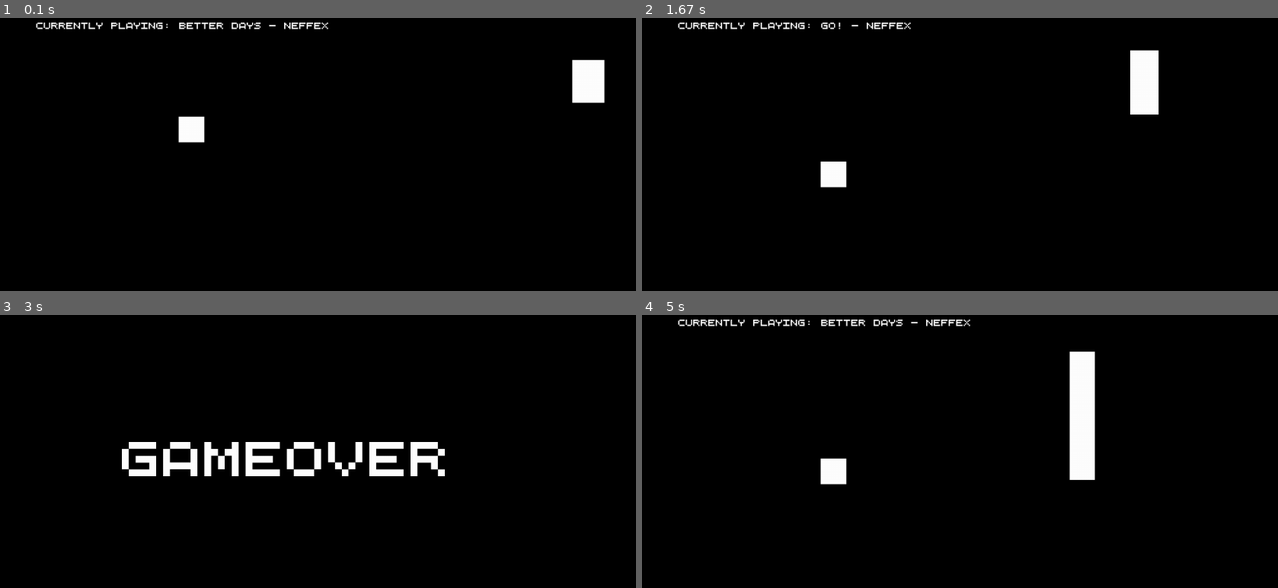
Above: before the commit, frames 1-4 (two rows, left to right).
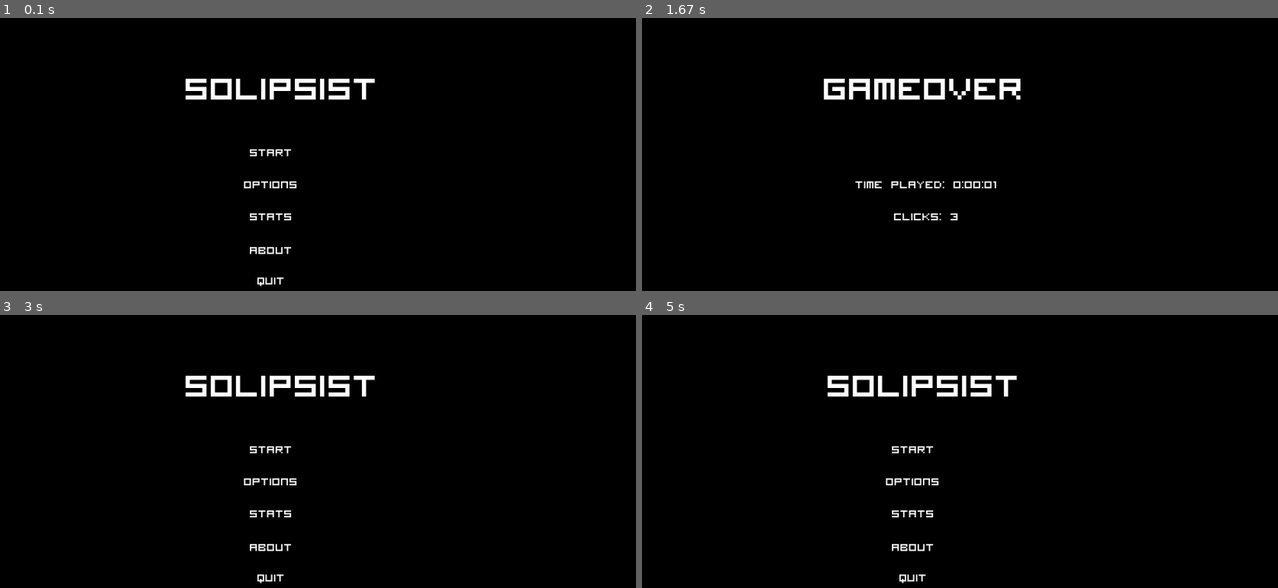
Above: after the commit, the same moments.

Repository: Vazno/Solipsist
Game: pygame game, started from main.py
Same seed, same stepped clock (60 frames per second), same inputs: the game is played once before the commit and once after it.
Inputs (mouse positions are in pixels of both pictures, inside the frame that each line leads up to):
- Up to frame 1 (0.1 s): no input
- Up to frame 2 (1.67 s): click (915, 151) at 0.38 s, where only the run after the commit has a clickable "Start"; click (769, 206) at 0.72 s; click (outside the picture) at 1.05 s; click (1017, 239) at 1.38 s
- Up to frame 3 (3 s): click (133, 424) at 1.72 s; click (292, 549) at 2.05 s; click (286, 577) at 2.38 s, where only the run after the commit has a clickable "Go back"
- Up to frame 4 (5 s): click (915, 514) at 3.38 s, where only the run after the commit has a clickable "Stats"; click (928, 577) at 3.72 s, where only the run after the commit has a clickable "Go back"; click (915, 481) at 4.72 s, where only the run after the commit has a clickable "Options"

The runs differ from the first frame. In frame 1, 3.8% of the frame differs, in the area x 5-96%, y 1-99%; in frame 2, 3.9%; in frame 3, 5.1%, in the area x 19-70%, y 22-99%; in frame 4, 4.9%.

Commit message:
Added main menu #1 , added Button class, Added statistic after game, and in main_menu #3 , changed font, added new sounds

Diff:
--- a/GSS.py
+++ b/GSS.py
@@ -4,24 +4,32 @@
 from dataclasses import dataclass
 from utils import resource_path
 
+with open(resource_path("settings.json")) as f:
+	j = json.load(f)
 
-SCREEN = pygame.display.set_mode(flags=pygame.FULLSCREEN)
+if j["graphic"]["FULL_SCREEN"]:
+	SCREEN = pygame.display.set_mode(j["graphic"]["resolution"], flags=pygame.FULLSCREEN)
+else:
+	SCREEN = pygame.display.set_mode(j["graphic"]["resolution"])
 
 
 
 WINDOW_HEIGHT = SCREEN.get_height()
 WINDOW_WIDTH = SCREEN.get_width()
 
-with open(resource_path("settings.json")) as f:
-	j = json.load(f)
 
-video = j["video"]
-FPS = video["FPS"]
-OBSTACLE_DEFAULT_VEL = video["OBSTACLE_DEFAULT_VEL"]
+
+DESCRIPTION = j["DESCRIPTION"]
+
+game_settings = j["game_settings"]
+FPS = game_settings["FPS"]
+OBSTACLE_DEFAULT_VEL = game_settings["OBSTACLE_DEFAULT_VEL"]
 
 
 graphic = j["graphic"]
 GAME_NAME = graphic["GAME_NAME"]
+resolution = graphic["resolution"]
+FULL_SCREEN = graphic["FULL_SCREEN"]
 FONT = graphic["FONT"]
 FONT_COLOR = graphic["FONT_COLOR"]
 PLAYER_COLOR = graphic["PLAYER_COLOR"]
@@ -46,6 +54,8 @@
 	gameover: bool = False
 	is_music_playing: bool = False
 	current_music_name: str = ""
+	time_played: int = 0
+	clicks: int = 0
 
 
 def save_json():
--- /dev/null
+++ b/about.py
@@ -0,0 +1,27 @@
+import sys
+import pygame
+from game import MUSIC
+from main import main_menu
+
+from pygame_utils import Button
+from GSS import BACKGROUND, SCREEN, WINDOW_HEIGHT, WINDOW_WIDTH, SCREEN
+from GSS import j
+
+def about():
+	go_back_button = Button("Go back", (WINDOW_WIDTH/2.2, WINDOW_HEIGHT/1.5), (WINDOW_WIDTH/15, WINDOW_HEIGHT/15), False)
+	description_button = Button(j['DESCRIPTION'], (WINDOW_WIDTH/2.2, WINDOW_HEIGHT/2), (WINDOW_WIDTH/15, WINDOW_HEIGHT/15), False)
+	run = True
+	while run:
+		SCREEN.fill(BACKGROUND)
+		events = pygame.event.get()
+		for event in events:
+			if event.type == pygame.QUIT:
+				run = False
+				sys.exit()
+
+		if go_back_button.clicked(events):
+			MUSIC.sound_menu_click()
+			main_menu()
+		description_button.draw_it(SCREEN)
+		go_back_button.draw_it(SCREEN)
+		pygame.display.flip()
--- /dev/null
+++ b/game.py
@@ -0,0 +1,157 @@
+import pygame
+import random
+import sys
+from random import randint
+from time import time
+
+
+from GSS import GameStatus
+from GSS import save_json
+from GSS import GAME_NAME
+from GSS import SCREEN
+from GSS import WINDOW_HEIGHT
+from GSS import WINDOW_WIDTH
+from GSS import OBSTACLE_COLOR
+from GSS import PLAYER_COLOR
+from GSS import OBSTACLE_DEFAULT_VEL
+from GSS import BACKGROUND
+from GSS import FPS
+from GSS import j
+
+from music import Music
+
+MUSIC =  Music()
+
+
+class Solipsist():
+	'''The main character's class.'''
+
+	def __init__(self, screen, left, top, size: int, grav: int, color=None) -> None:
+		player = pygame.Rect(left, top, size, size)
+		self.functional_grav = 0
+		self.screen = screen
+		self.size = size
+		self.player = player
+		self.grav = grav
+		self.SCREEN_HEIGHT = screen.get_height()
+		if not color:
+			self.color = PLAYER_COLOR
+
+	def get_rect(self):
+		return self.player
+
+	def draw_it(self):
+		pygame.draw.rect(self.screen, self.color, self.player)
+
+	def fall(self):
+		self.player.y += self.functional_grav
+		self.functional_grav += self.grav
+
+	def jump(self):
+
+		self.functional_grav = -self.grav*24
+
+
+class Obstacle():
+	'''Class for obstacles.'''
+	def __init__(self, screen, left, top, width, height, speed: int, color=None) -> None:
+		obstacle = pygame.Rect(left, top, width, height)
+		self.functional_grav = 0
+		self.screen = screen
+		self.obstacle = obstacle
+		self.speed = speed
+		self.SCREEN_HEIGHT = screen.get_height()
+		if not color:
+			self.color = OBSTACLE_COLOR
+
+	def get_rect(self):
+		return self.obstacle
+
+	def draw_it(self):
+		pygame.draw.rect(self.screen, self.color, self.obstacle)
+
+	def move(self, num: int = None):
+		if num == None:
+			num = OBSTACLE_DEFAULT_VEL
+		self.obstacle.x += num
+
+	@staticmethod
+	def generate_random_obstacle():
+		'''Generates obstacles going from the right of the screen'''
+		obstacle_class = Obstacle(SCREEN,
+		randint(WINDOW_WIDTH, WINDOW_WIDTH+WINDOW_WIDTH/10),
+		WINDOW_HEIGHT/random.randint(2, 10),
+		WINDOW_WIDTH/random.randint(30, 40),
+		WINDOW_HEIGHT/random.randint(2, 10),
+		OBSTACLE_DEFAULT_VEL)
+		return obstacle_class
+
+
+def main():
+	pygame.display.set_caption(GAME_NAME)
+
+	clock = pygame.time.Clock()
+	game_status = GameStatus(is_game_started=False, gameover=False)
+
+	solipsist = Solipsist(SCREEN, int(WINDOW_WIDTH/3), int(WINDOW_HEIGHT/4), int(WINDOW_HEIGHT/15), 0.5)
+	player = solipsist.get_rect()
+
+	obstacle_class = Obstacle.generate_random_obstacle()
+	obstacle = obstacle_class.get_rect()
+
+
+	current_time = time()
+	previousPointAwardedTime = current_time
+
+	run = True
+	while run:
+		SCREEN.fill(BACKGROUND)
+		MUSIC.play_random_music()
+
+		for event in pygame.event.get():
+
+			if event.type == pygame.QUIT:
+				run = False
+				pygame.quit()
+				sys.exit()
+
+			if event.type == pygame.MOUSEBUTTONDOWN and game_status.gameover is False:
+				game_status.clicks += 1
+				j["stats"]["CLICKS"] += 1
+				solipsist.jump()
+				MUSIC.sound_jump()
+
+
+
+		if player[1] < WINDOW_HEIGHT - player.height and game_status.gameover is False:
+			solipsist.fall()
+			obstacle_class.move()
+			if obstacle.x < 0 - obstacle.width: # If it left the screen
+				# Regenerating obstacles
+				obstacle_class = Obstacle.generate_random_obstacle()
+				obstacle = obstacle_class.get_rect()
+
+		# If player reached top, or bottom of window
+		if player[1] >= WINDOW_HEIGHT-player.height or player[1] < 0 or player.colliderect(obstacle):
+			MUSIC.stop()
+			MUSIC.sound_dead()
+			pygame.display.flip()
+			game_status.gameover = True
+			game_status.is_game_started = False
+			from gameover import gameover # Left it here, to avoid circular import
+			gameover(game_status.time_played, game_status.clicks)
+
+
+		solipsist.draw_it()
+		obstacle_class.draw_it()
+		MUSIC.make_description()
+		pygame.display.flip()
+
+		# Adds 1 second to time_played stats
+		current_time = time()
+		if (current_time - previousPointAwardedTime) >= 1:
+			game_status.time_played += 1
+			j["stats"]["TIME_PLAYED"] += 1
+			previousPointAwardedTime = current_time
+		save_json()
+		clock.tick(FPS)
--- a/gameover.py
+++ b/gameover.py
@@ -1,11 +1,18 @@
+import datetime
 import sys
 import pygame
+import time
 
 from GSS import SCREEN, FONT, BACKGROUND, FONT_COLOR, WINDOW_HEIGHT, WINDOW_WIDTH
-from main import main, MUSIC
+from game import MUSIC
+from main import main_menu
+from pygame_utils import Button
 
-def gameover():
-	message = pygame.font.Font(FONT, int(WINDOW_WIDTH/20))
+def gameover(time_played: int, clicks: int):
+	time.sleep(0.150)
+	gameover_button = Button("Gameover", (WINDOW_WIDTH/2.6, WINDOW_HEIGHT/10), (WINDOW_WIDTH/5, WINDOW_HEIGHT/5), False)
+	clicks_button = Button(f"Clicks: {clicks}", (WINDOW_WIDTH/2.2, WINDOW_HEIGHT/2), (WINDOW_WIDTH/15, WINDOW_HEIGHT/15), False)
+	time_button = Button(f"Time played: {datetime.timedelta(seconds=time_played)}", (WINDOW_WIDTH/2.2, WINDOW_HEIGHT/2.4), (WINDOW_WIDTH/15, WINDOW_HEIGHT/15), False)
 	run = True
 	while run:
 		SCREEN.fill(BACKGROUND)
@@ -13,16 +20,13 @@
 		for event in pygame.event.get():
 			if event.type == pygame.QUIT:
 				MUSIC.stop()
-				run = False
-				pygame.quit()
 				sys.exit()
 			if event.type == pygame.MOUSEBUTTONDOWN:
 				run = False
+				main_menu()
 
-
-		text = message.render("Gameover", True, FONT_COLOR)
-		SCREEN.blit(text, (int(WINDOW_WIDTH/4), int(WINDOW_HEIGHT/3)))
+		clicks_button.draw_it(SCREEN)
+		time_button.draw_it(SCREEN)
+		gameover_button.draw_it(SCREEN)
 
 		pygame.display.flip()
-
-	main()
--- a/main.py
+++ b/main.py
@@ -1,161 +1,75 @@
+import sys
+
 import pygame
-import random
-import sys
-from random import randint
-from time import time
 
-
-from GSS import GameStatus
-from GSS import save_json
-from GSS import GAME_NAME
-from GSS import SCREEN
-from GSS import WINDOW_HEIGHT
-from GSS import WINDOW_WIDTH
-from GSS import OBSTACLE_COLOR
-from GSS import PLAYER_COLOR
-from GSS import OBSTACLE_DEFAULT_VEL
-from GSS import BACKGROUND
-from GSS import DEFAULT_SOUND_FOLDER
-from GSS import FPS
-from GSS import j
-
-from music import Music
-
-MUSIC =  Music()
-
-
-class Solipsist():
-	'''The main character's class.'''
-
-	def __init__(self, screen, left, top, size: int, grav: int, color=None) -> None:
-		player = pygame.Rect(left, top, size, size)
-		self.functional_grav = 0
-		self.screen = screen
-		self.size = size
-		self.player = player
-		self.grav = grav
-		self.SCREEN_HEIGHT = screen.get_height()
-		if not color:
-			self.color = PLAYER_COLOR
-
-	def get_rect(self):
-		return self.player
-
-	def draw_it(self):
-		pygame.draw.rect(self.screen, self.color, self.player)
-
-	def fall(self):
-		self.player.y += self.functional_grav
-		self.functional_grav += self.grav
-
-	def jump(self):
-
-		self.functional_grav = -self.grav*24
-
-
-class Obstacle():
-	'''Class for obstacles.'''
-	def __init__(self, screen, left, top, width, height, speed: int, color=None) -> None:
-		obstacle = pygame.Rect(left, top, width, height)
-		self.functional_grav = 0
-		self.screen = screen
-		self.obstacle = obstacle
-		self.speed = speed
-		self.SCREEN_HEIGHT = screen.get_height()
-		if not color:
-			self.color = OBSTACLE_COLOR
-
-	def get_rect(self):
-		return self.obstacle
-
-	def draw_it(self):
-		pygame.draw.rect(self.screen, self.color, self.obstacle)
-
-	def move(self, num: int = None):
-		if num == None:
-			num = OBSTACLE_DEFAULT_VEL
-		self.obstacle.x += num
-
-	@staticmethod
-	def generate_random_obstacle():
-		'''Generates obstacles going from the right of the screen'''
-		obstacle_class = Obstacle(SCREEN,
-		randint(WINDOW_WIDTH, WINDOW_WIDTH+WINDOW_WIDTH/10),
-		WINDOW_HEIGHT/random.randint(2, 10),
-		WINDOW_WIDTH/random.randint(20, 30),
-		WINDOW_HEIGHT/random.randint(2, 10),
-		OBSTACLE_DEFAULT_VEL)
-		return obstacle_class
-
-
-def main():
-	pygame.init()
-	pygame.display.set_caption(GAME_NAME)
+from GSS import FPS, GAME_NAME, SCREEN, FONT, BACKGROUND, FONT_COLOR, WINDOW_HEIGHT, WINDOW_WIDTH
+from game import MUSIC, main
+from pygame_utils import Button
 
 
 
 
-	clock = pygame.time.Clock()
-	game_status = GameStatus(is_game_started=False, gameover=False)
-
-	solipsist = Solipsist(SCREEN, int(WINDOW_WIDTH/3), int(WINDOW_HEIGHT/4), int(WINDOW_HEIGHT/15), 0.5)
-	player = solipsist.get_rect()
-
-	obstacle_class = Obstacle.generate_random_obstacle()
-	obstacle = obstacle_class.get_rect()
 
 
-	current_time = time()
-	previousPointAwardedTime = current_time
+def main_menu():
+	pygame.display.set_caption(GAME_NAME)
+	pygame.init()
+
+	clock = pygame.time.Clock()
+
+	solipsist_button = Button("Solipsist", (WINDOW_WIDTH/2.6, WINDOW_HEIGHT/10), (WINDOW_WIDTH/5, WINDOW_HEIGHT/5), False)
+	start_button = Button("Start", (WINDOW_WIDTH/2.3, WINDOW_HEIGHT/3), (WINDOW_WIDTH/15, WINDOW_HEIGHT/15), False)
+	options_button = Button("Options", (WINDOW_WIDTH/2.3, WINDOW_HEIGHT/2.4), (WINDOW_WIDTH/15, WINDOW_HEIGHT/15), False)
+	stats_button = Button("Stats", (WINDOW_WIDTH/2.3, WINDOW_HEIGHT/2), (WINDOW_WIDTH/15, WINDOW_HEIGHT/15), False)
+	about_button = Button("About", (WINDOW_WIDTH/2.3, WINDOW_HEIGHT/1.70), (WINDOW_WIDTH/15, WINDOW_HEIGHT/15), False)
+	quit_button = Button("Quit", (WINDOW_WIDTH/2.3, WINDOW_HEIGHT/1.5), (WINDOW_WIDTH/15, WINDOW_HEIGHT/15), False)
+
 	run = True
 	while run:
 		SCREEN.fill(BACKGROUND)
-		MUSIC.play_random_music()
-
-		for event in pygame.event.get():
-
+		MUSIC.stop()
+		events = pygame.event.get()
+		for event in events:
 			if event.type == pygame.QUIT:
-				run = False
-				pygame.quit()
+				MUSIC.stop()
 				sys.exit()
 
-			if event.type == pygame.MOUSEBUTTONDOWN and game_status.gameover is False:
-				j["stats"]["CLICKS"] += 1
-				solipsist.jump()
+		if start_button.clicked(events):
+			MUSIC.sound_menu_click()
+			main()
+
+		if options_button.clicked(events):
+			MUSIC.sound_menu_click()
+			print("Options button clicked")
+
+		if stats_button.clicked(events):
+			MUSIC.sound_menu_click()
+			from stats import stats
+			stats()
+
+		if about_button.clicked(events):
+			MUSIC.sound_menu_click()
+			from about import about
+			about()
+
+		if quit_button.clicked(events):
+			MUSIC.sound_menu_click()
+			run = False
+			sys.exit()
+
+		if solipsist_button.clicked(events):
+			pass # May add someting here, when player clicks logo
 
 
+		solipsist_button.draw_it(SCREEN)
+		start_button.draw_it(SCREEN)
+		options_button.draw_it(SCREEN)
+		stats_button.draw_it(SCREEN)
+		about_button.draw_it(SCREEN)
+		quit_button.draw_it(SCREEN)
 
-		if player[1] < WINDOW_HEIGHT - player.height and game_status.gameover is False:
-			solipsist.fall()
-			obstacle_class.move()
-			if obstacle.x < 0 - obstacle.width: # If it left the screen
-				# Regenerating obstacles
-				obstacle_class = Obstacle.generate_random_obstacle()
-				obstacle = obstacle_class.get_rect()
-
-		# If player reached top, or bottom of window
-		if player[1] >= WINDOW_HEIGHT-player.height or player[1] < 0 or player.colliderect(obstacle):
-			MUSIC.stop()
-			MUSIC.sound_woosh()
-			game_status.gameover = True
-			game_status.is_game_started = False
-			from gameover import gameover # Left it here, to avoid circular import
-			gameover()
-
-
-		solipsist.draw_it()
-		obstacle_class.draw_it()
-		MUSIC.make_description()
 		pygame.display.flip()
-
-		# Adds 1 second to time_played stats
-		current_time = time()
-		if (current_time - previousPointAwardedTime) >= 1:
-			j["stats"]["TIME_PLAYED"] += 1
-			previousPointAwardedTime = current_time
-		save_json()
 		clock.tick(FPS)
 
-
 if __name__ == "__main__":
-	main()
+	main_menu()
--- a/music.py
+++ b/music.py
@@ -21,7 +21,7 @@
 
 	@classmethod
 	def make_description(cls):
-		_font = pygame.font.Font(FONT, int(WINDOW_WIDTH/100))
+		_font = pygame.font.Font(FONT, int(WINDOW_WIDTH/60))
 		music_text = _font.render(f"Currently playing: {cls.current_music_name.split('.')[0].replace(DEFAULT_MUSIC_FOLDER, '')}",True, FONT_COLOR)
 		SCREEN.blit(music_text, (int(WINDOW_WIDTH/8), int(WINDOW_HEIGHT/40)))
 
@@ -50,6 +50,16 @@
 			GameStatus.current_music_name = ""
 
 	@staticmethod
-	def sound_woosh():
-		sound = pygame.mixer.Sound(resource_path(os.path.join(DEFAULT_SOUND_FOLDER, "woosh.mp3")))
+	def sound_dead():
+		sound = pygame.mixer.Sound(resource_path(os.path.join(DEFAULT_SOUND_FOLDER, "dead.mp3")))
 		sound.play()
+
+	@staticmethod
+	def sound_menu_click():
+		sound = pygame.mixer.Sound(resource_path(os.path.join(DEFAULT_SOUND_FOLDER, "menu_click.mp3")))
+		sound.play()
+
+	@staticmethod
+	def sound_jump():
+		sound = pygame.mixer.Sound(resource_path(os.path.join(DEFAULT_SOUND_FOLDER, "jump.mp3")))
+		sound.play()
--- /dev/null
+++ b/pygame_utils.py
@@ -0,0 +1,55 @@
+import pygame
+from typing import Tuple
+from GSS import FONT, FONT_COLOR, BACKGROUND
+
+#Takes rectangle's size, position and a point. Returns true if that
+#point is inside the rectangle and false if it isnt.
+def pointInRectangle(px, py, rw, rh, rx, ry):
+    if px > rx and px < rx  + rw:
+        if py > ry and py < ry + rh:
+            return True
+    return False
+
+class Button:
+    def __init__(self, text:str, position:Tuple, size:Tuple=(200, 50), outline:bool=True)->None:
+        self.position = position
+        self.size = size
+
+        self.button = pygame.Surface(size).convert()
+        self.button.fill(BACKGROUND)
+        self.outline = outline
+
+        #Text is about 70% the height of the button
+        font = pygame.font.Font(FONT, int((70/100)*self.size[1]))
+
+        #First argument always requires a str, so f-string is used.
+        self.textSurf = font.render(f"{text}", True, FONT_COLOR)
+
+    def clicked(self, events)->None:
+        mousePos = pygame.mouse.get_pos()
+        if pointInRectangle(mousePos[0], mousePos[1], self.size[0], self.size[1], self.position[0], self.position[1]):
+            for event in events:
+                if event.type == pygame.MOUSEBUTTONDOWN:
+                    return True
+        return False
+
+    #Renders the button and text. Text position is calculated depending on position of button.
+    #Also draws outline if self.outline is true
+    def draw_it(self, display:pygame.display) -> None:
+        #calculation to centre the text in button
+        textx = self.position[0] + (self.button.get_rect().width/2) - (self.textSurf.get_rect().width/2)
+        texty = self.position[1] + (self.button.get_rect().height/2) - (self.textSurf.get_rect().height/2)
+
+        #display button first then text
+        display.blit(self.button, (self.position[0], self.position[1]))
+        display.blit(self.textSurf, (textx, texty))
+
+        #draw outline
+        if self.outline:
+            thickness = 5
+            posx = self.position[0] - thickness
+            posy = self.position[1] - thickness
+            sizex = self.size[0] + thickness * 2
+            sizey = self.size[1] + thickness * 2
+
+            pygame.draw.rect(display, (255, 0, 0), (posx, posy, sizex, sizey), thickness)
--- a/settings.json
+++ b/settings.json
@@ -1,11 +1,17 @@
 {
-    "video": {
+    "DESCRIPTION": "Solipsist is a game made by Beksultan Artykbaev in the August of 2022",
+    "game_settings": {
         "FPS": 75,
-        "OBSTACLE_DEFAULT_VEL": -20
+        "OBSTACLE_DEFAULT_VEL": -25
     },
     "graphic": {
         "GAME_NAME": "Solipsist",
-        "FONT": "Quinquefive-0Wonv.ttf",
+        "resolution": [
+            0,
+            0
+        ],
+        "FULL_SCREEN": true,
+        "FONT": "fonts\\visitor2.ttf",
         "FONT_COLOR": [
             255,
             255,
--- /dev/null
+++ b/stats.py
@@ -0,0 +1,31 @@
+import sys
+import pygame
+import datetime
+
+from game import MUSIC
+from main import main_menu
+
+from pygame_utils import Button
+from GSS import BACKGROUND, SCREEN, WINDOW_HEIGHT, WINDOW_WIDTH, SCREEN
+from GSS import j
+
+def stats():
+	run = True
+	go_back_button = Button("Go back", (WINDOW_WIDTH/2.2, WINDOW_HEIGHT/1.5), (WINDOW_WIDTH/15, WINDOW_HEIGHT/15), False)
+	clicks_button = Button(f"Clicks: {j['stats']['CLICKS']}", (WINDOW_WIDTH/2.2, WINDOW_HEIGHT/2), (WINDOW_WIDTH/15, WINDOW_HEIGHT/15), False)
+	time_button = Button(f"Time played: {datetime.timedelta(seconds=j['stats']['TIME_PLAYED'])}", (WINDOW_WIDTH/2.2, WINDOW_HEIGHT/2.4), (WINDOW_WIDTH/15, WINDOW_HEIGHT/15), False)
+	while run:
+		SCREEN.fill(BACKGROUND)
+		events = pygame.event.get()
+		for event in events:
+			if event.type == pygame.QUIT:
+				run = False
+				sys.exit()
+
+		if go_back_button.clicked(events):
+			MUSIC.sound_menu_click()
+			main_menu()
+		clicks_button.draw_it(SCREEN)
+		time_button.draw_it(SCREEN)
+		go_back_button.draw_it(SCREEN)
+		pygame.display.flip()
Binary file removed: Quinquefive-0Wonv.ttf
Binary file added: fonts/visitor2.ttf
Not shown, added: sounds/sounds/dead.mp3
Not shown, added: sounds/sounds/jump.mp3
Not shown, added: sounds/sounds/menu_click.mp3
Not shown, removed: sounds/sounds/woosh.mp3
